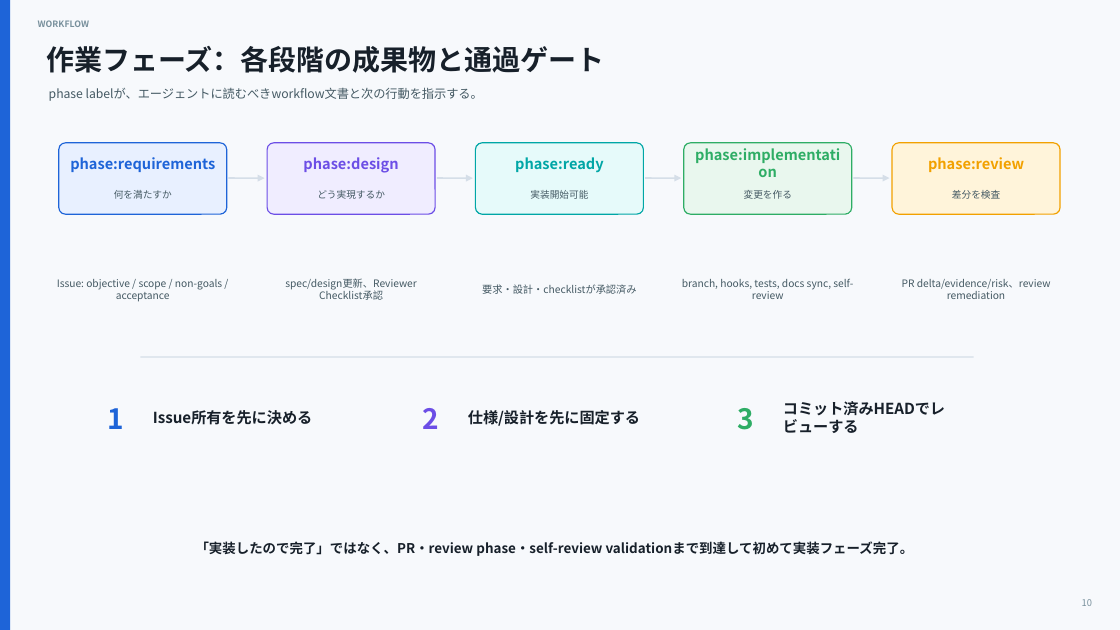
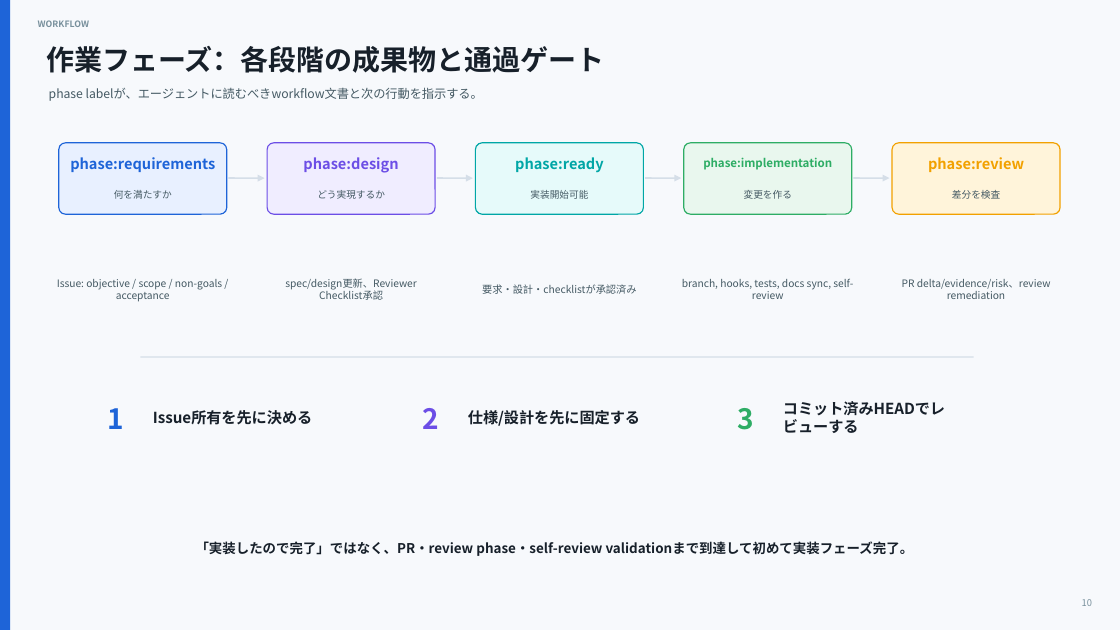
Before and after one commit to puchinya/ai-agent-project-template, a slide deck: slide 10 of docs/presentations/ai-agent-project-template-introduction.pptx. Drawn at 1120x630 pixels with LibreOffice and Linux fonts; fonts in the diff are those of the drawing. Boxes give left, top, right and bottom in pixels: in the first picture for what was removed or moved away, otherwise in the second. Text is boxed around its words. In the diff, an @@ line names an element or a change of style, - is before the commit and + after.

```diff
--- a/docs/presentations/ai-agent-project-template-introduction.pptx
+++ b/docs/presentations/ai-agent-project-template-introduction.pptx
@@ text "phase:implementation" at [703, 157, 832, 170]: size 12.5 to 9.9 pt @@
```
Also in this commit, not shown: 14 other slides changed, 20 other files.
